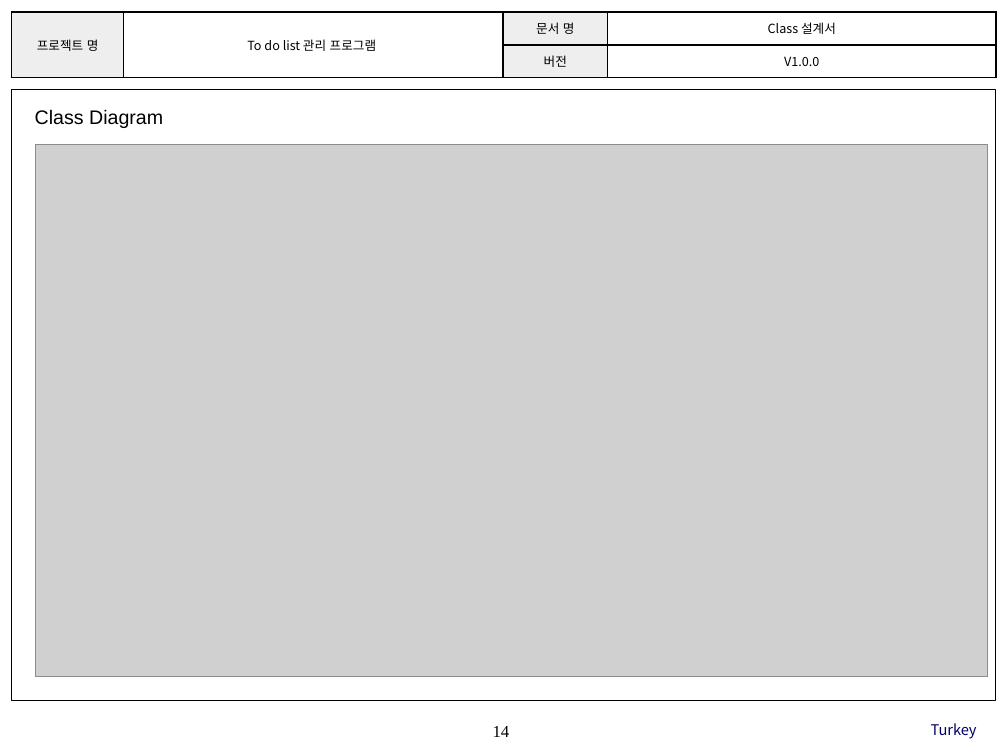
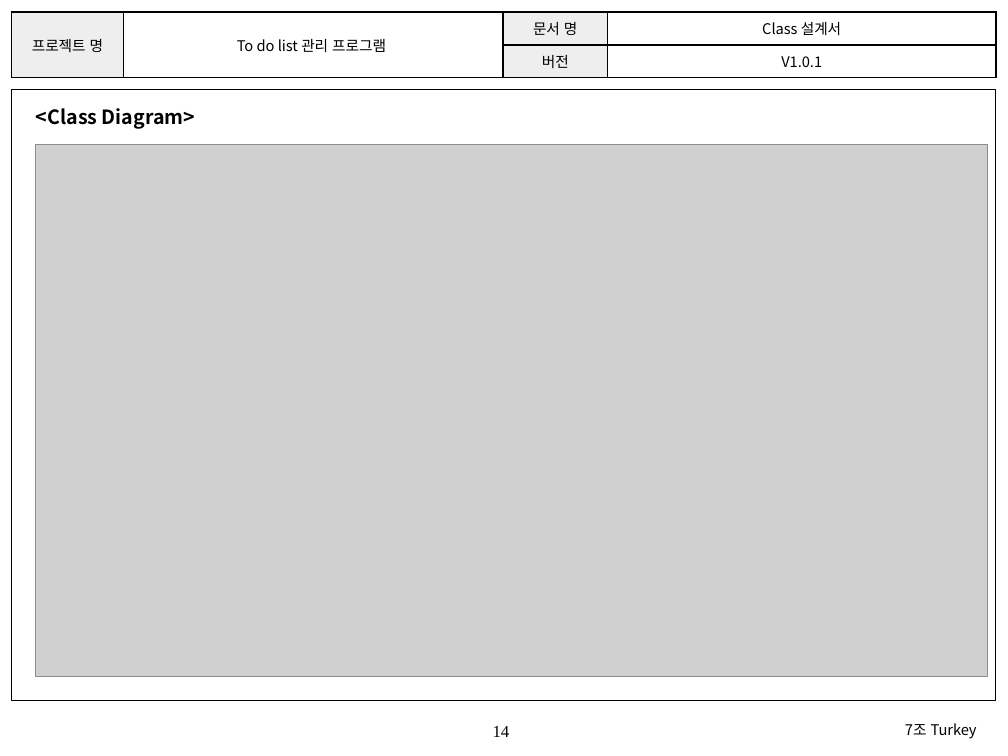
Before and after one commit to SE-admin/7, a slide deck: slide 14 of doc/3_ 설계서/Class Design.pptx. Drawn at 1008x756 pixels with LibreOffice and Linux fonts; fonts in the diff are those of the drawing; grey boxes stand for pictures; background and template pictures are left out. Boxes give left, top, right and bottom in pixels: in the first picture for what was removed or moved away, otherwise in the second. Text is boxed around its words. In the diff, an @@ line names an element or a change of style, - is before the commit and + after.

Commit message:
Class Design|doc|오타수정

```diff
--- a/doc/3_ 설계서/Class Design.pptx
+++ b/doc/3_ 설계서/Class Design.pptx
@@ table at (11,12,996,78) @@
-row 2, column 4: V1.0.0
+row 2, column 4: V1.0.1
@@ size 9 to 10.5 pt in "프로젝트 명", "To do list 관리 프로그램", "문서 명", "Class 설계서" and 1 more places @@
@@ text at (36,108,195,129): text changed; font Arial to Noto Sans CJK KR; bold on @@
-Class Diagram
+<Class Diagram>
@@ text at (905,723,977,739): text changed; text colour #000066 to #000000 @@
-Turkey
+7조 Turkey
```
Also in this commit, not shown: 13 other slides changed.
